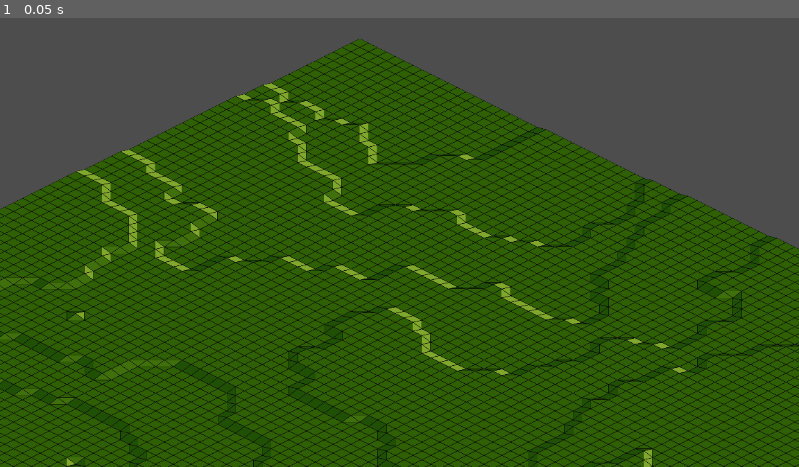
Above: before the commit, frame 1.
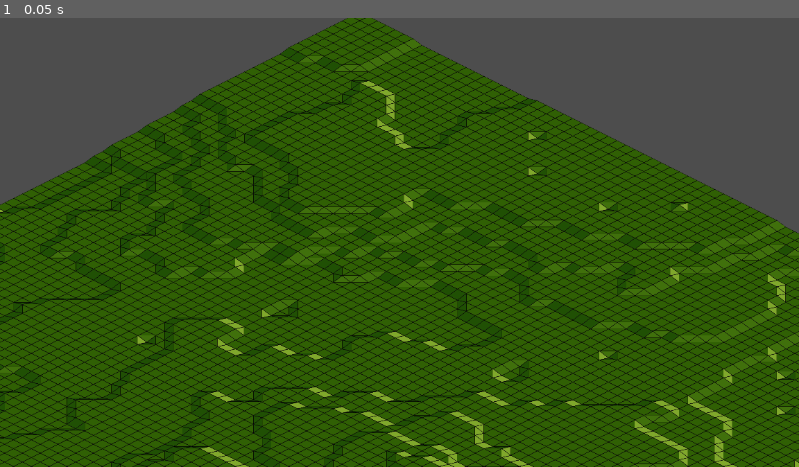
Above: after the commit, the same moment.

Repository: aligator/height-tile-map-godot
Game: Godot game, scene res://world.tscn
Same seed, same stepped clock (60 frames per second), same inputs: the game is played once before the commit and once after it.
Inputs:
- Up to frame 1 (0.05 s): no input

The runs differ from the first frame. In frame 1, 28% of the frame differs, in the area x 0-100%, y 0-100%.

Commit message:
Implement some map methods.
Most are just passed through to the main map, some are passed to all maps and position mapping is modified to take into account the height shifting.

Also the tiles asset is modified, so that it better maps the position.

Diff:
--- a/assets/grassTiles.tres
+++ b/assets/grassTiles.tres
@@ -5,7 +5,7 @@
 [sub_resource type="TileSetAtlasSource" id="TileSetAtlasSource_l72p5"]
 resource_name = "Grass"
 texture = ExtResource("1_k66l6")
-texture_region_size = Vector2i(64, 47)
+texture_region_size = Vector2i(64, 63)
 0:0/0 = 0
 1:0/0 = 0
 2:0/0 = 0
--- a/heightTileMap/HeightTileMap.gd
+++ b/heightTileMap/HeightTileMap.gd
@@ -1,11 +1,11 @@
 extends Node2D
 class_name HeightTileMap
 
-@export var seed: int = 0
+@export var force_seed: int = 0
 @export var size: int = 16
 @export var max_height: int = 16
 @export var roughness: float = 30
-@export var shift: Vector2i = Vector2i(0, -8)
+@export var shift: Vector2 = Vector2(0, -8)
 @export var base_tile_map: TileMap
 @export var mapper_script: GDScript
 @export var map_generator_script: GDScript
@@ -21,19 +21,14 @@
 # Called when the node enters the scene tree for the first time.
 func _ready():
 	var rand = RandomNumberGenerator.new()
-	if seed != 0:
-		rand.set_seed(seed)
-
+	if force_seed != 0:
+		rand.set_seed(force_seed)
+
+	# TODO: this seems a bit broken... if re-using a automatically created seed, it generates differently...
 	print("Seed:")
 	print(rand.seed)
 
 	heights = map_generator.generate(size+1, roughness, max_height-1, rand)
-
-	# print the map line by line
-	for y in range(heights.size()):
-		var line = ""
-		for x in range(heights[y].size()):
-			line += str(heights[y][x]) + " "
 
 	# Create a new main map by using the passed mapper.
 	# The mapper should just set the tiles on the main_map like they should look like.
@@ -51,7 +46,6 @@
 		tile_map.clear()
 		tile_maps.push_back(tile_map)
 		tile_map.name = "TileMap" + str(i)
-		var transform = tile_map.get_transform()
 		tile_map.set_transform(tile_map.get_transform().translated(shift * i))
 		add_child(tile_map)
 
@@ -66,3 +60,162 @@
 				var atlas_coords = main_map.get_cell_atlas_coords(layer, at)
 				var alternative_tile = main_map.get_cell_alternative_tile(layer, at)
 				tile_maps[tile_height].set_cell(layer, at, source_id, atlas_coords, alternative_tile)
+
+func _process(_delta):
+	# Get the mouse position, and map it to the map and back.
+	var mouse_pos = get_local_mouse_position()
+	#var local_mouse_pos =  to_local(mouse_pos)
+	var tile_pos = self.local_to_map(mouse_pos)
+	var back_to_local = self.map_to_local(tile_pos)
+	print("mouse: ", mouse_pos)
+	print("tile:  ", tile_pos)
+	print("reverse:  ", back_to_local)
+	#main_map.erase_cell(0, tile_pos)
+
+func height(at: Vector2i) -> int:
+	if at.x < 0 || at.x >= heights.size():
+		return 0
+	if at.y < 0 || at.y >= heights[at.x].size():
+		return 0
+
+	return heights[at.x][at.y]
+
+#void _tile_data_runtime_update(layer: int, coords: Vector2i, tile_data: TileData)
+#virtual bool _use_tile_data_runtime_update(layer: int, coords: Vector2i)
+
+func _apply_to_all(fn: Callable):
+	fn.call(main_map)
+	for tile_map in tile_maps:
+		fn.call(tile_map)
+
+func add_layer(to_position: int):
+	_apply_to_all(func(tile_map: TileMap): tile_map.add_layer(to_position))
+
+func clear():
+	_apply_to_all(func(tile_map: TileMap): tile_map.clear())
+
+func clear_layer(layer: int):
+	_apply_to_all(func(tile_map: TileMap): tile_map.clear_layer(layer))
+
+func erase_cell(layer: int, coords: Vector2i):
+	_apply_to_all(func(tile_map: TileMap): tile_map.erase_cell(layer, coords))
+
+func fix_invalid_tiles():
+	_apply_to_all(func(tile_map: TileMap): tile_map.fix_invalid_tiles())
+
+func force_update(layer: int = -1):
+	_apply_to_all(func(tile_map: TileMap): tile_map.force_update(layer))
+
+func get_cell_alternative_tile(layer: int, coords: Vector2i, use_proxies: bool = false) -> int:
+	return main_map.get_cell(layer, coords, use_proxies)
+
+func get_cell_atlas_coords(layer: int, coords: Vector2i, use_proxies: bool = false) -> Vector2i:
+	return main_map.get_cell_atlas_coords(layer, coords, use_proxies)
+
+func get_cell_source_id(layer: int, coords: Vector2i, use_proxies: bool = false) -> int:
+	return main_map.get_cell_source_id(layer, coords, use_proxies)
+
+func get_cell_tile_data(layer: int, coords: Vector2i, use_proxies: bool = false) -> TileData:
+	return main_map.get_cell_tile_data(layer, coords, use_proxies)
+
+func get_coords_forbody_rid(body: RID) -> Vector2i:
+	return main_map.get_coords_for(body)
+
+func get_layer_modulate(layer: int) -> Color:
+	return main_map.get_layer_modulate(layer)
+
+func get_layer_name(layer: int) -> String:
+	return main_map.get_layer_name(layer)
+
+func get_layer_y_sort_origin(layer: int) -> int:
+	return main_map.get_layer_y_sort_origin(layer)
+
+func get_layer_z_index(layer: int) -> int:
+	return main_map.get_layer_z_index(layer)
+
+func get_layers_count() -> int:
+	return main_map.get_layers_count()
+
+func get_navigation_map(layer: int) -> RID:
+	return main_map.get_navigation_map(layer)
+
+func get_neighbor_cell(coords: Vector2i, neighbor: TileSet.CellNeighbor) -> Vector2i:
+	return main_map.get_neighbor_cell(coords, neighbor)
+
+func get_pattern(layer: int, coords_array: Array[Vector2i]) -> TileMapPattern:
+	return main_map.get_pattern(layer, coords_array)
+
+func get_surrounding_cells(coords: Vector2i) -> Array[Vector2i]:
+	return main_map.get_surrounding_cells(coords)
+
+func get_used_cells(layer: int) -> Array[Vector2i]:
+	return main_map.get_used_cells(layer)
+
+func get_used_cells_by_id(layer: int, source_id: int = -1, atlas_coords: Vector2i = Vector2i(-1, -1), alternative_tile: int = -1) -> Array[Vector2i]:
+	return main_map.get_used_cells_by_id(layer, source_id, atlas_coords, alternative_tile)
+
+func get_used_rect() -> Rect2:
+	return main_map.get_used_rect()
+
+func is_layer_enabled(layer: int) -> bool:
+	return main_map.is_layer_enabled(layer)
+
+func is_layer_y_sort_enabled(layer: int) -> bool:
+	return main_map.is_layer_y_sort_enabled(layer)
+
+func local_to_map(local_position: Vector2) -> Vector2i:
+	# Go through each layer, and check if the tile at the given position is the respective height.
+	# If so, return its position.
+	for tile_height in range(tile_maps.size()):
+		var tile_map: TileMap = tile_maps[tile_height]
+
+		var at = tile_map.local_to_map(local_position - shift * tile_height)
+		if height(at) == tile_height:
+			return at
+	return Vector2i(0, 0)
+
+func map_pattern(position_in_tilemap: Vector2i, coords_in_pattern: Vector2i, pattern: TileMapPattern) -> Vector2i:
+	return main_map.map_pattern(position_in_tilemap, coords_in_pattern, pattern)
+
+func map_to_local(map_position: Vector2i) -> Vector2:
+	var local_pos = tile_maps[height(map_position)].map_to_local(map_position)
+	return local_pos + shift * height(map_position)
+
+func move_layer(layer: int, to_position: int):
+	_apply_to_all(func(tile_map: TileMap): tile_map.move_layer(layer, to_position))
+
+func remove_layer(layer: int):
+	_apply_to_all(func(tile_map: TileMap): tile_map.remove_layer(layer))
+
+func set_cell(layer: int, coords: Vector2i, source_id: int = -1, atlas_coords: Vector2i = Vector2i(-1, -1), alternative_tile: int = 0):
+	_apply_to_all(func(tile_map: TileMap): tile_map.set_cell(layer, coords, source_id, atlas_coords, alternative_tile))
+
+func set_cells_terrain_connect(layer: int, cells: Array[Vector2i], terrain_set: int, terrain: int, ignore_empty_terrains: bool = true):
+	_apply_to_all(func(tile_map: TileMap): tile_map.set_cells_terrain_connect(layer, cells, terrain_set, terrain, ignore_empty_terrains))
+
+func set_cells_terrain_path(layer: int, path: Array[Vector2i], terrain_set: int, terrain: int, ignore_empty_terrains: bool = true):
+	_apply_to_all(func(tile_map: TileMap): tile_map.set_cells_terrain_path(layer, path, terrain_set, terrain, ignore_empty_terrains))
+
+func set_layer_enabled(layer: int, enabled: bool):
+	_apply_to_all(func(tile_map: TileMap): tile_map.set_layer_enabled(layer, enabled))
+
+func set_layer_modulate(layer: int, modulate: Color):
+	_apply_to_all(func(tile_map: TileMap): tile_map.set_layer_modulate(layer, modulate))
+
+func set_layer_name(layer: int, name: String):
+	_apply_to_all(func(tile_map: TileMap): tile_map.set_layer_name(layer, name))
+
+func set_layer_y_sort_enabled(layer: int, y_sort_enabled: bool):
+	_apply_to_all(func(tile_map: TileMap): tile_map.set_layer_y_sort_enabled(layer, y_sort_enabled))
+
+func set_layer_y_sort_origin(layer: int, y_sort_origin: int):
+	_apply_to_all(func(tile_map: TileMap): tile_map.set_layer_y_sort_origin(layer, y_sort_origin))
+
+func set_layer_z_index(layer: int, z_index: int):
+	_apply_to_all(func(tile_map: TileMap): tile_map.set_layer_z_index(layer, z_index))
+
+func set_navigation_map(layer: int, map: RID):
+	_apply_to_all(func(tile_map: TileMap): tile_map.set_navigation_map(layer, map))
+
+func set_pattern(layer: int, position: Vector2i, pattern: TileMapPattern):
+	_apply_to_all(func(tile_map: TileMap): tile_map.set_pattern(layer, position, pattern))
--- a/heightTileMap/heightTileMap.tscn
+++ b/heightTileMap/heightTileMap.tscn
@@ -3,7 +3,7 @@
 [ext_resource type="Script" path="res://heightTileMap/HeightTileMap.gd" id="1_12oik"]
 [ext_resource type="Script" path="res://scripts/openTTDMapper.gd" id="2_iow4v"]
 [ext_resource type="TileSet" uid="uid://b2qy7iiuvn7be" path="res://assets/grassTiles.tres" id="3_3xdus"]
-[ext_resource type="Script" path="res://scripts/diamondSquare.gd" id="3_kysf3"]
+[ext_resource type="Script" path="res://scripts/diamondSquareGenerator.gd" id="3_kysf3"]
 
 [node name="HeightTileMap" type="Node2D" node_paths=PackedStringArray("base_tile_map")]
 script = ExtResource("1_12oik")
--- a/scripts/diamondSquare.gd
+++ b/scripts/diamondSquareGenerator.gd
@@ -117,9 +117,6 @@
 		local_min_height = max(local_min_height, map[x][y+reach] - reach)
 		local_max_height = min(local_max_height, map[x][y+reach] + reach)
 
-#	local_min_height = max(local_min_height, map[x][y]-reach)
-#	local_max_height = min(local_max_height, map[x][y]+reach)
-
 	avg /= count
 	avg += rand.randf_range(-roughness, roughness)
 
@@ -137,14 +134,10 @@
 		map.append(row)
 
 	# Set the corners to random values
-#	map[0][0] = rand.randi_range(0, max_height)
-#	map[size-1][0] = rand.randi_range(0, max_height)
-#	map[0][size-1] = rand.randi_range(0, max_height)
-#	map[size-1][size-1] = rand.randi_range(0, max_height)
-	map[0][0] = 2
-	map[size-1][0] = 1
-	map[0][size-1] = 6
-	map[size-1][size-1] = 4
+	map[0][0] = rand.randi_range(0, max_height)
+	map[size-1][0] = rand.randi_range(0, max_height)
+	map[0][size-1] = rand.randi_range(0, max_height)
+	map[size-1][size-1] = rand.randi_range(0, max_height)
 
 	var side_length: int = size - 1
 	while side_length >= 2:
--- /dev/null
+++ b/scripts/flatGenerator.gd
@@ -0,0 +1,12 @@
+# This script just generates a flat map at height max_height
+func generate(size: int, roughness: float, max_height: int, rand: RandomNumberGenerator) -> Array[Array]:
+	var map: Array[Array] = []
+	# Prefill the map with zeros
+	for x in range(0, size):
+		var row: Array = []
+		for y in range(0, size):
+			row.append(max_height)
+		map.append(row)
+
+	# Return the map
+	return map
--- a/world.tscn
+++ b/world.tscn
@@ -44,8 +44,7 @@
 layer_0/tile_data = PackedInt32Array(-458744, 786432, 0, -458742, 786432, 0, -458743, 786432, 0, -458745, 786432, 0)
 
 [node name="HeightTileMap2" parent="." instance=ExtResource("2_k0jk2")]
-seed = 3571322487510440960
-size = 256
+size = 128
 roughness = 10.0
 
 [node name="Camera2D" type="Camera2D" parent="."]
Binary file changed: assets/grass_sheet.png
